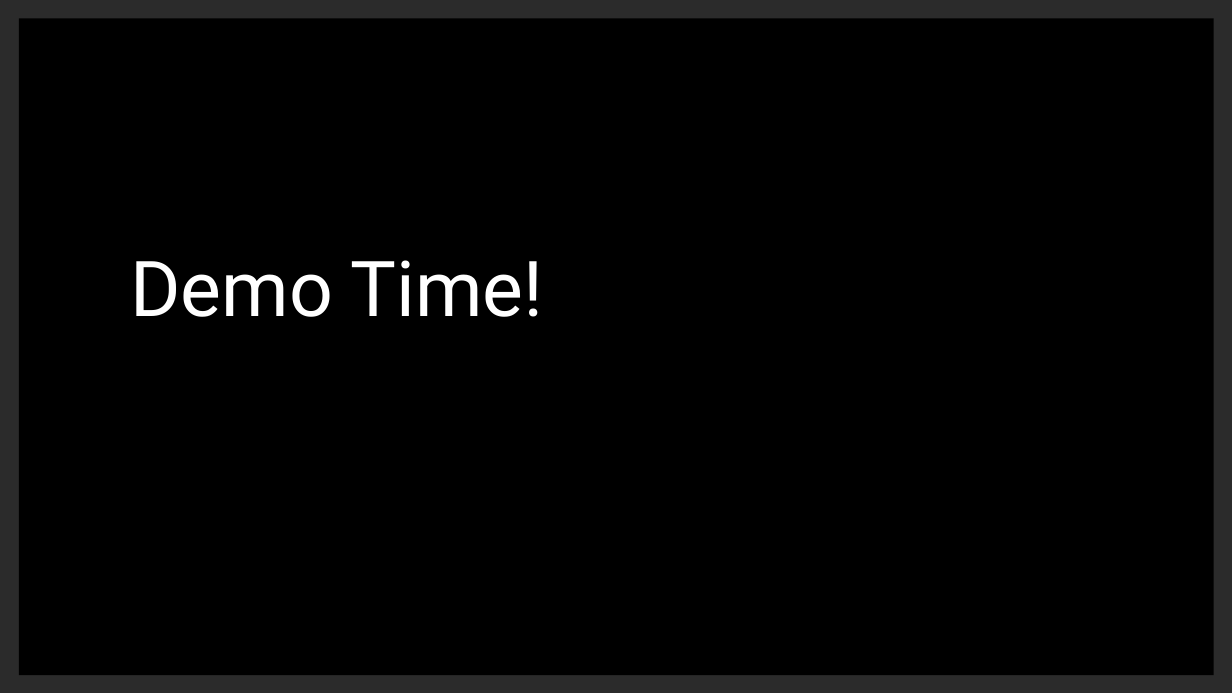
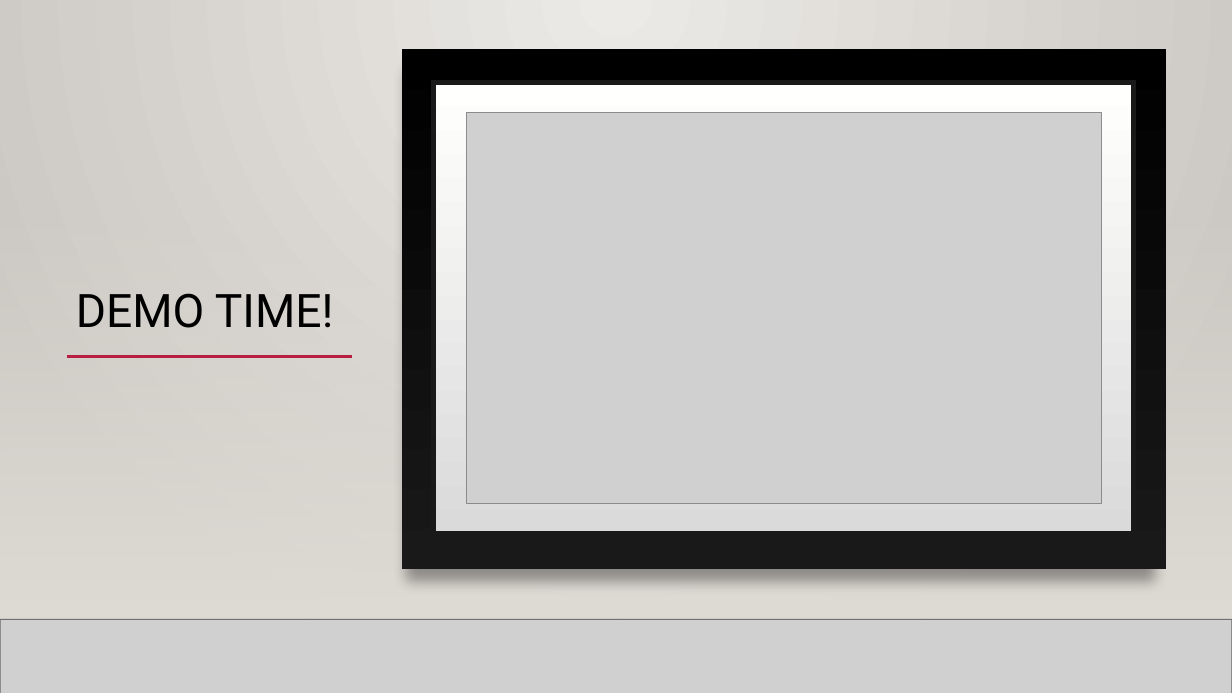
Before and after one commit to fcynnek/Final-Project, a slide deck: slide 10 of Final Project Documentation/Final Project Presentation.pptx. Drawn at 1232x693 pixels with LibreOffice and Linux fonts; fonts in the diff are those of the drawing; grey boxes stand for pictures; background and template pictures are left out; a plain dark background stands for a picture behind light text. Boxes give left, top, right and bottom in pixels: in the first picture for what was removed or moved away, otherwise in the second. Text is boxed around its words. In the diff, an @@ line names an element or a change of style, - is before the commit and + after.

```diff
--- a/Final Project Documentation/Final Project Presentation.pptx
+++ b/Final Project Documentation/Final Project Presentation.pptx
@@ background picture (left out) to gradient #ECEAE7 to #CAC7C1 @@
@@ rectangle at (x1=0, y1=0, x2=1232, y2=693): fill #FFFFFF to gradient #ECEAE7 to #CAC7C1 @@
@@ rectangle added at (x1=402, y1=49, x2=1166, y2=569), fill gradient #000001 to #191919 @@
@@ rectangle added at (x1=433, y1=82, x2=1134, y2=533), fill gradient #DADADA to #FFFFFE, outline #191919 4 pt @@
@@ picture added at (x1=467, y1=113, x2=1102, y2=504) @@
@@ rectangle resized from (x1=18, y1=18, x2=1214, y2=676) to (x1=0, y1=204, x2=1232, y2=619) @@
@@ rectangle at (x1=0, y1=204, x2=1232, y2=619): fill #000000 to gradient #DFDBD5 @@
@@ rectangle added at (x1=0, y1=204, x2=1232, y2=619), fill gradient #DFDBD5 @@
@@ rectangle added at (x1=0, y1=204, x2=1232, y2=619), fill gradient #DFDBD5 @@
@@ text at (x1=76, y1=293, x2=333, y2=328): text changed; size 60 to 36 pt; text colour #FFFFFF to #000000 @@
-Demo Time!
+DEMO TIME!
@@ line added from (67, 357) to (352, 357), #B71E42 2.5 pt @@
@@ line added from (244, 357) to (1117, 357), #B71E42 2.5 pt @@
@@ line added from (0, 619) to (1232, 619), #000001 1 pt @@
@@ line added from (0, 619) to (1232, 619), #000001 1 pt @@
@@ picture added at (x1=0, y1=619, x2=1232, y2=693) @@
@@ line added from (0, 619) to (1232, 619), #000001 1 pt @@
```
Also in this commit, not shown: 9 other slides changed.
